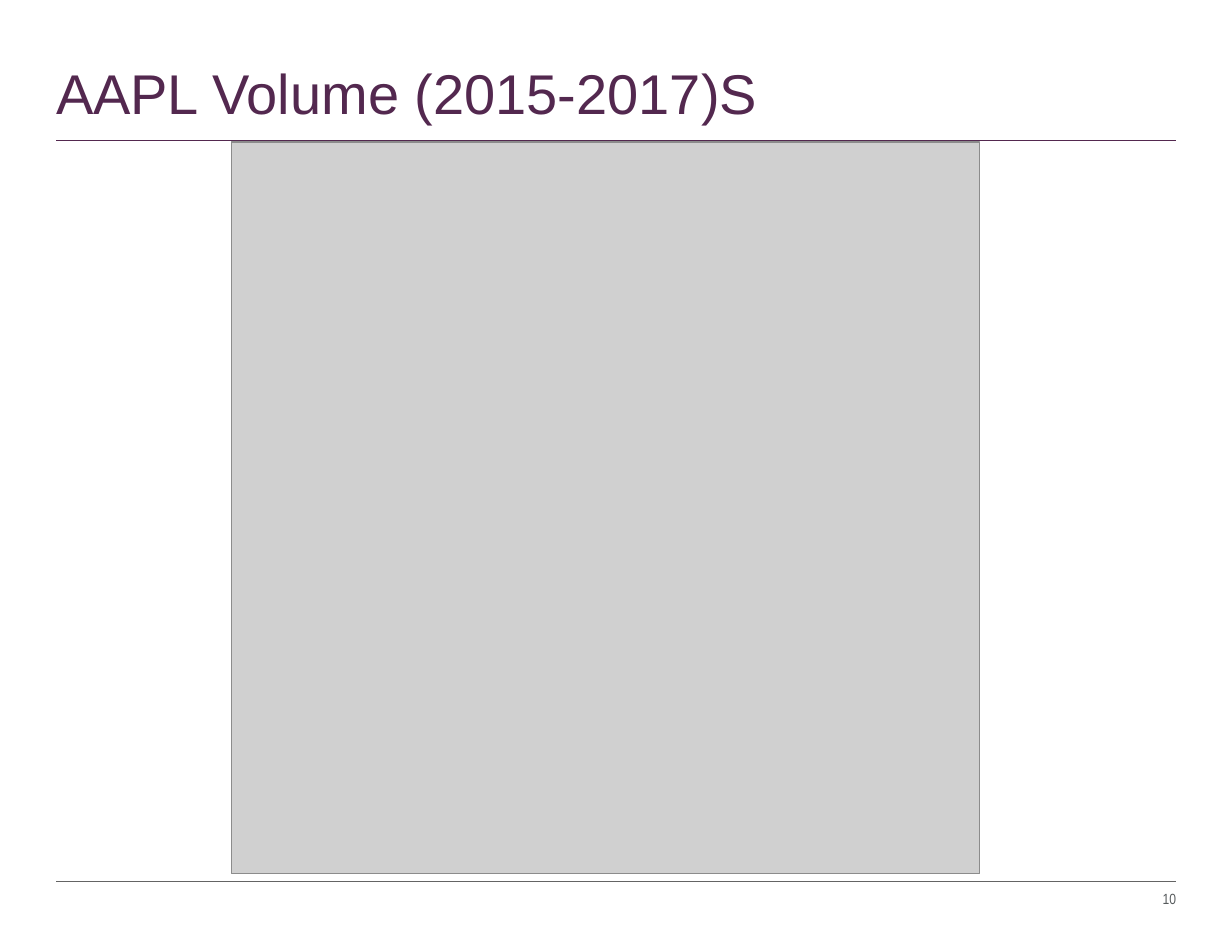
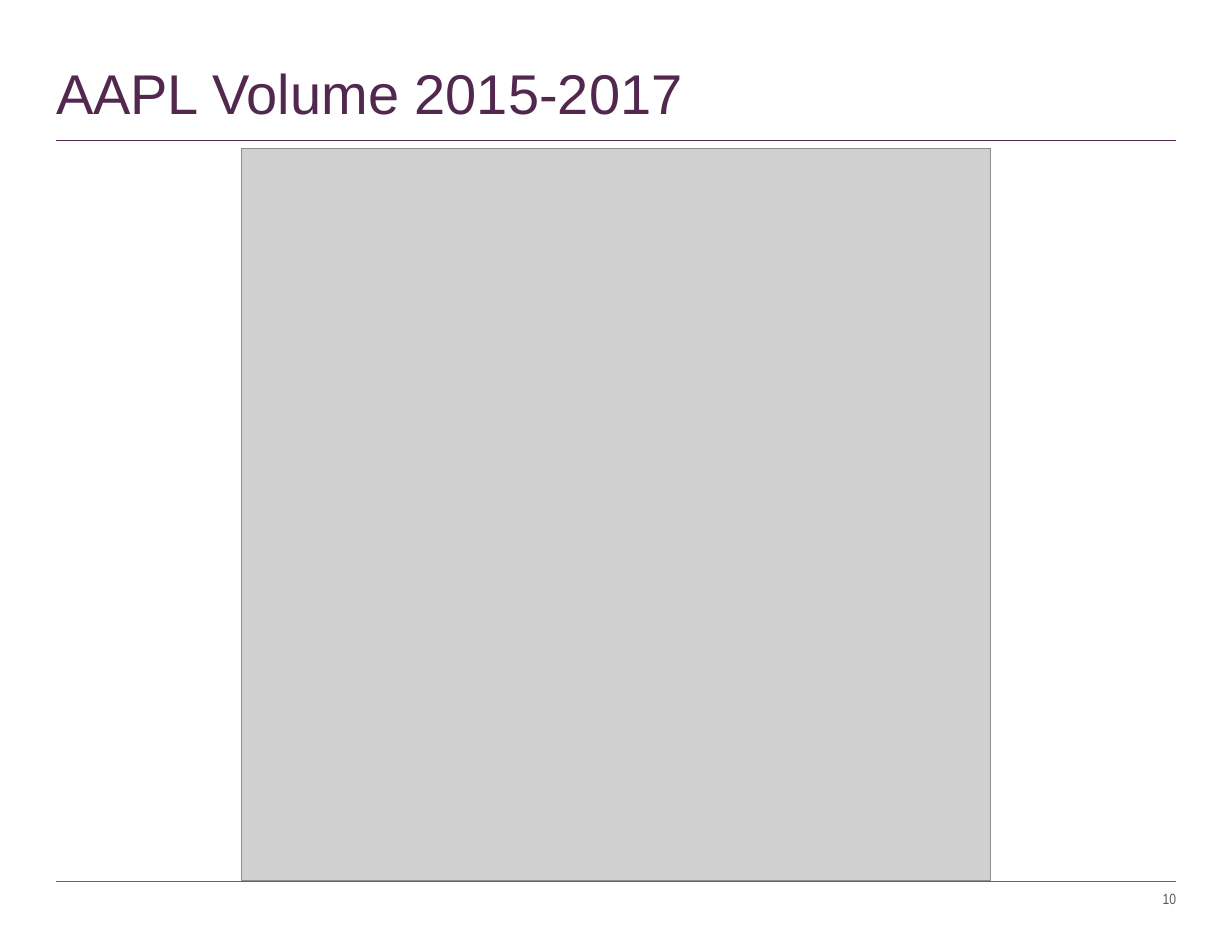
Before and after one commit to timothyyu/pr1-apple-stock-analysis, a slide deck: slide 10 of DataScience Project-One_Rutgers.pptx. Drawn at 1232x952 pixels with LibreOffice and Linux fonts; fonts in the diff are those of the drawing; grey boxes stand for pictures. Boxes give left, top, right and bottom in pixels: in the first picture for what was removed or moved away, otherwise in the second. Text is boxed around its words. In the diff, an @@ line names an element or a change of style, - is before the commit and + after.

```diff
--- a/DataScience Project-One_Rutgers.pptx
+++ b/DataScience Project-One_Rutgers.pptx
@@ title at [56,73,683,115]: text changed @@
-AAPL Volume (2015-2017)S
+AAPL Volume 2015-2017
@@ picture: place and size @@
-picture at [232,142,980,874]
+picture at [242,149,990,880]
```
Also in this commit, not shown: 4 other slides changed, 1 slide added, 1 slide removed, 8 other files.
